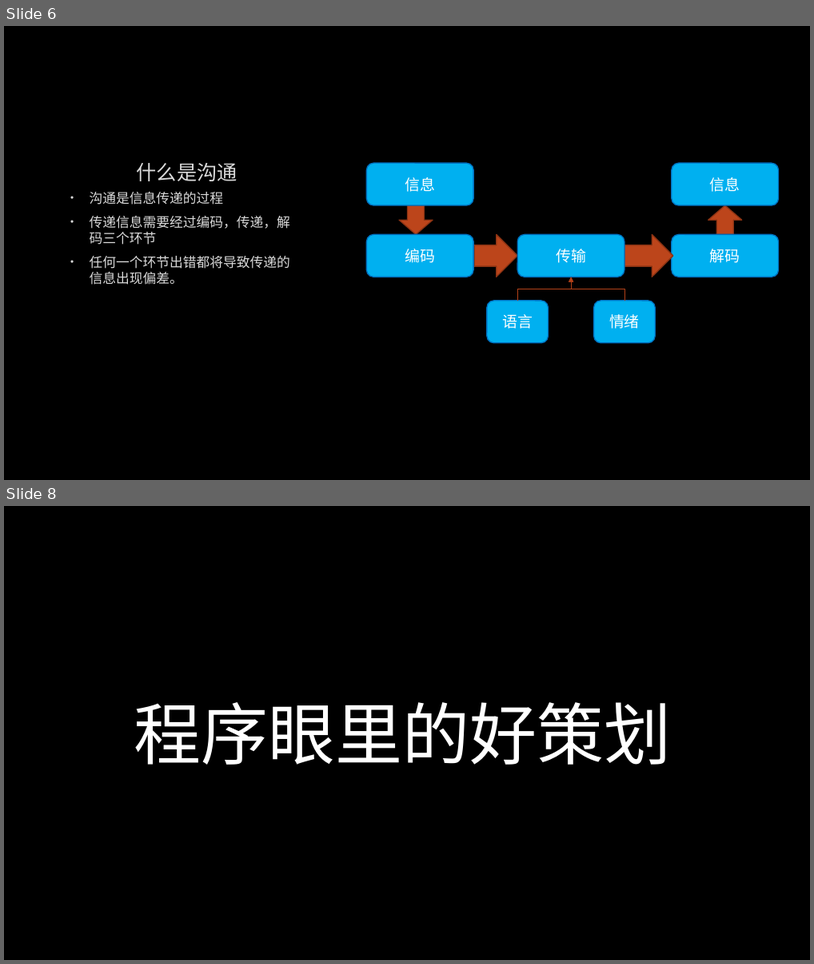
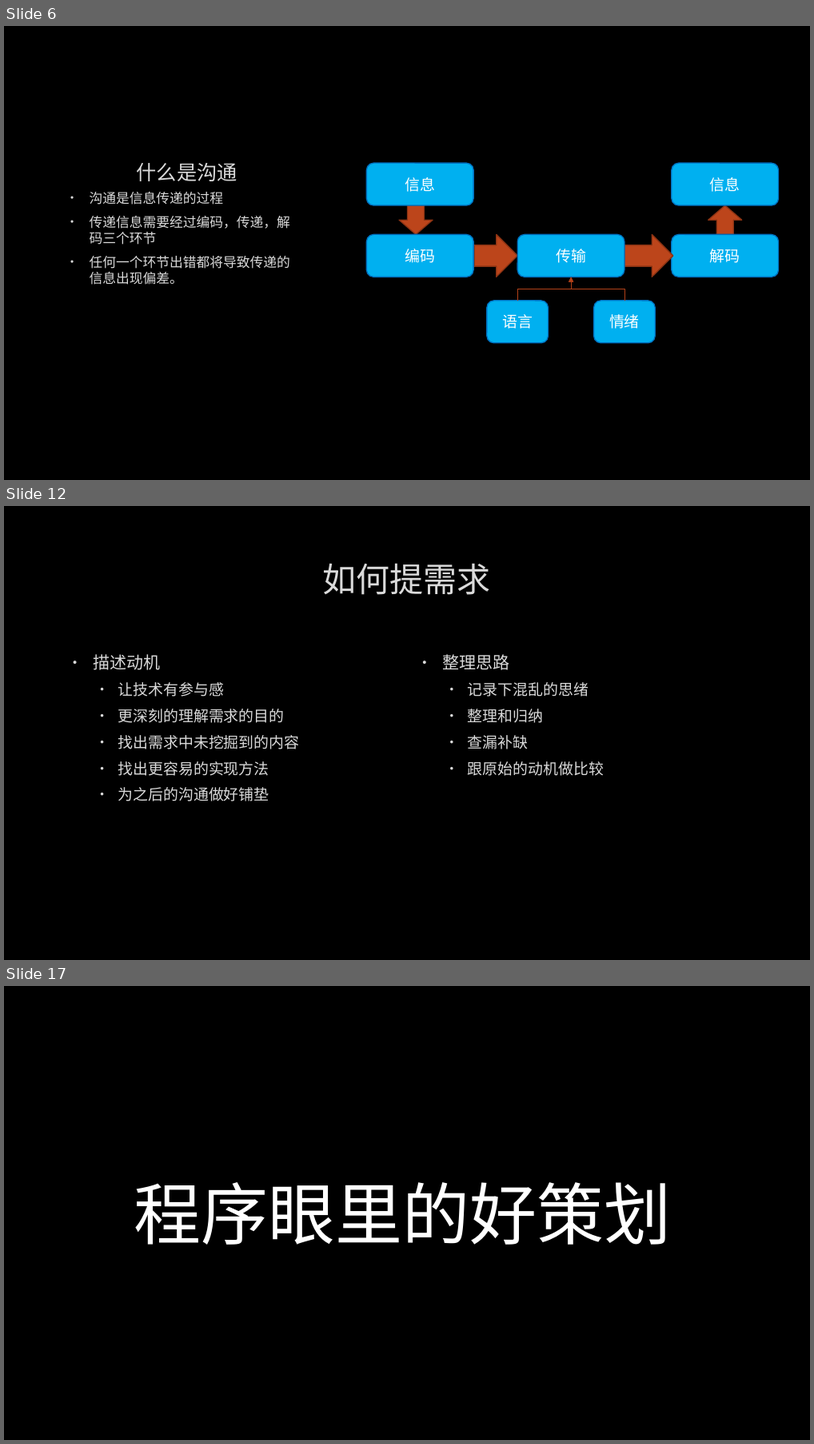
Before and after one commit to albertclass/Lessons, a slide deck: communication/策划与程序沟通技巧.pptx. Shown one above the other, each under a label of ours: slides 6 and 8 before the commit, slides 6, 12 and 17 after it; the slides between them are not shown. The pictures are 814x964 and 814x1444 pixels, drawn with LibreOffice and Linux fonts; fonts in the diff are those of the drawing; background and template pictures are left out. Boxes give left, top, right and bottom in pixels: in the first picture for what was removed or moved away, otherwise in the second. Text is boxed around its words. In the diff, an @@ line names an element or a change of style, - is before the commit and + after.

```diff
--- a/communication/策划与程序沟通技巧.pptx
+++ b/communication/策划与程序沟通技巧.pptx
@@ slide 12 added at (4,506,810,960), background picture (left out) @@
@@ title added at (323,563,491,595), 40 pt, text #DADADA @@
+如何提需求
@@ text added at (93,654,300,801), 18 pt, text #DADADA @@
+• 描述动机
+  • 让技术有参与感
+  • 更深刻的理解需求的目的
+  • 找出需求中未挖掘到的内容
+  • 找出更容易的实现方法
+  • 为之后的沟通做好铺垫
@@ text added at (443,654,604,776), 18 pt, text #DADADA @@
+• 整理思路
+  • 记录下混乱的思绪
+  • 整理和归纳
+  • 查漏补缺
+  • 跟原始的动机做比较
@@ what was slide 8 is now slide 17 @@
```
Also in this commit, not shown: 1 slide changed, 8 other slides added, 2 other files.
